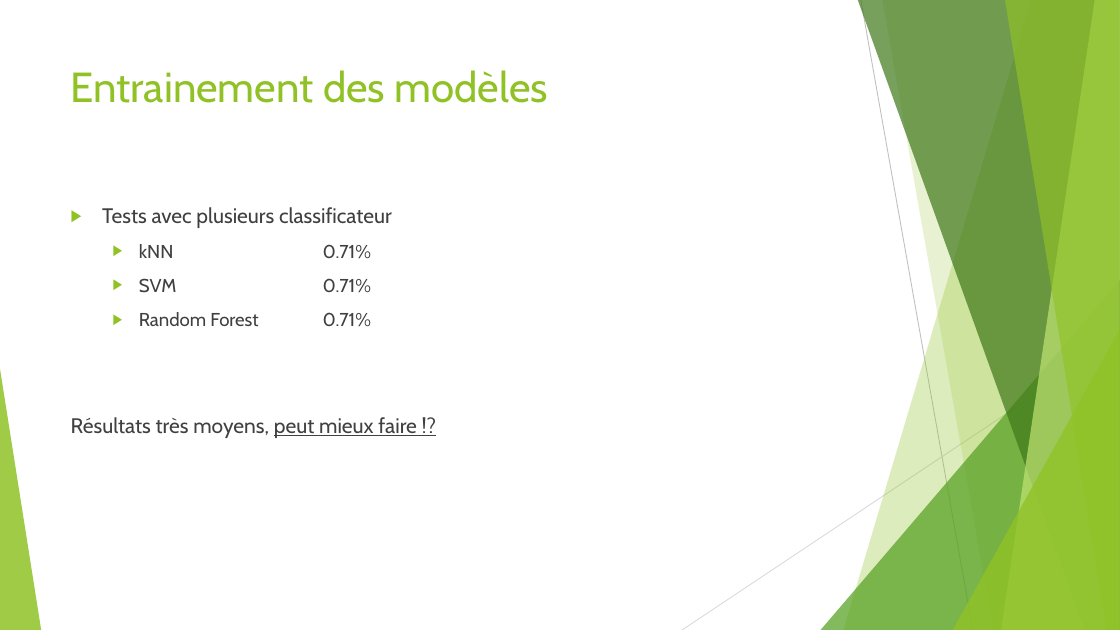
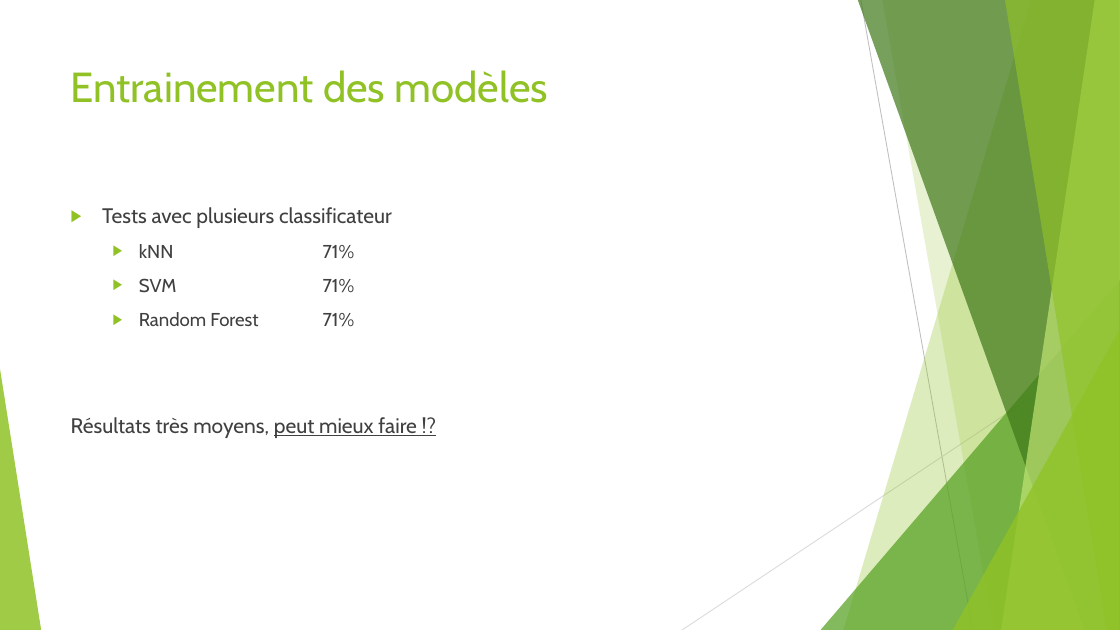
Before and after one commit to ThibaultSchowing/BBCProjet, a slide deck: slide 9 of presentation/PresentationFinaleBBC.pptx. Drawn at 1120x630 pixels with LibreOffice and Linux fonts; fonts in the diff are those of the drawing. Boxes give left, top, right and bottom in pixels: in the first picture for what was removed or moved away, otherwise in the second. Text is boxed around its words. In the diff, an @@ line names an element or a change of style, - is before the commit and + after.

```diff
--- a/presentation/PresentationFinaleBBC.pptx
+++ b/presentation/PresentationFinaleBBC.pptx
@@ text at [139,244,355,327]: text changed @@
-  ▶ kNN 0.71%
-  ▶ SVM 0.71%
-  ▶ Random Forest 0.71%
+  ▶ kNN 71%
+  ▶ SVM 71%
+  ▶ Random Forest 71%
```
Also in this commit, not shown: 1 other file.
